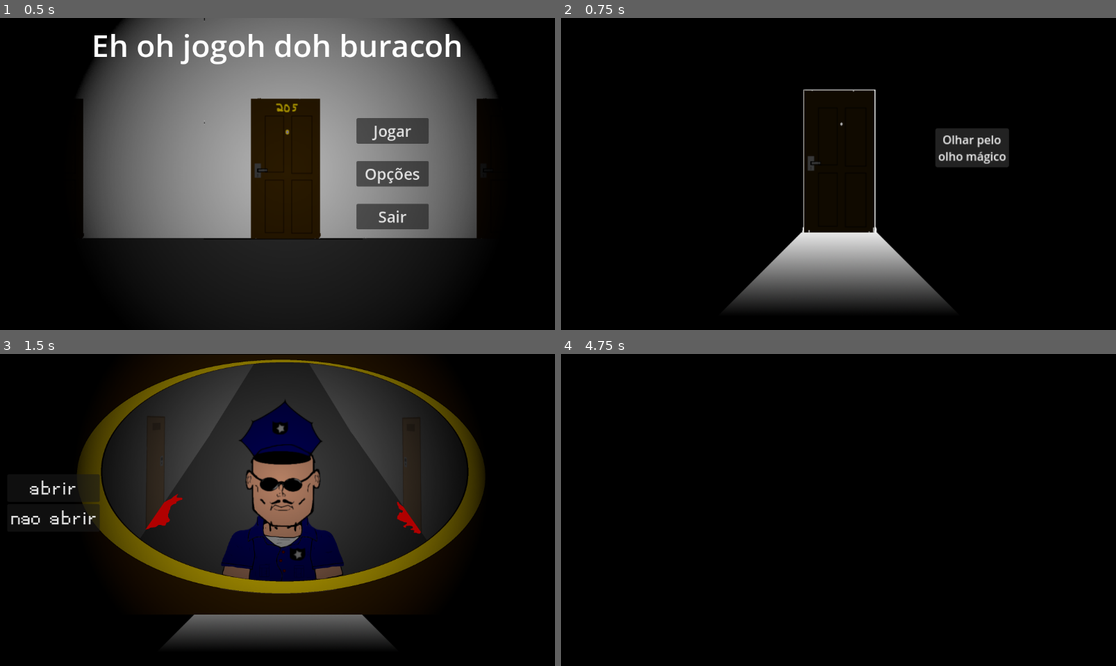
Above: before the commit, frames 1-4 (two rows, left to right).
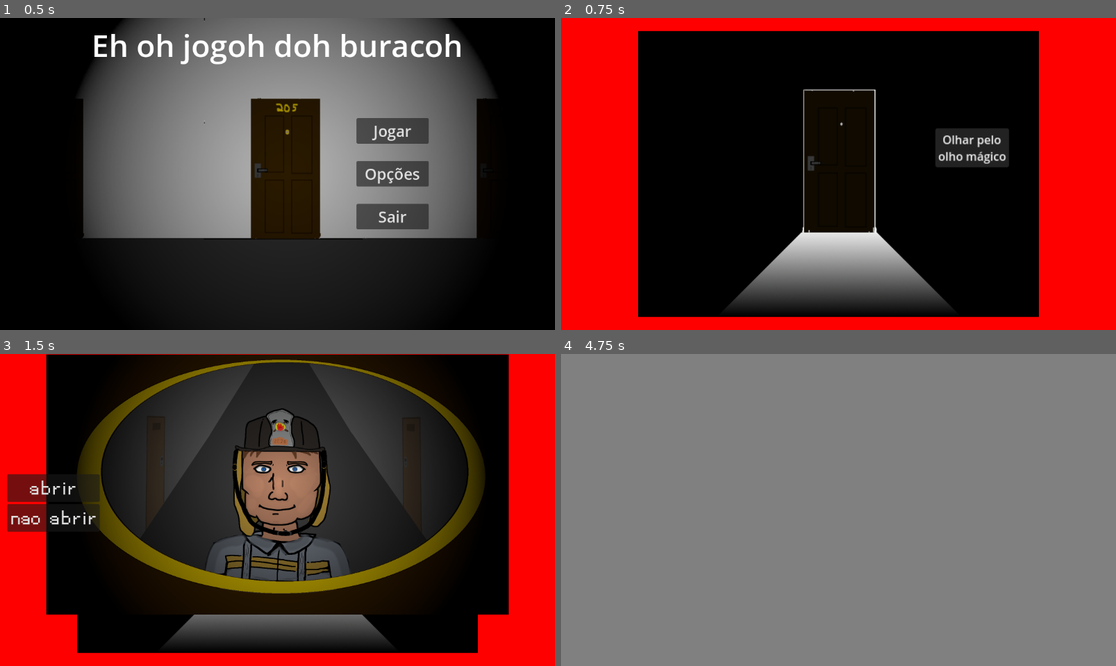
Above: after the commit, the same moments.

Repository: VeyJhow/DevJam-RolesReversed
Game: Godot game, scene res://main_menu.tscn
Same seed, same stepped clock (60 frames per second), same inputs: the game is played once before the commit and once after it.
Inputs (mouse positions are in pixels of both pictures, inside the frame that each line leads up to):
- Up to frame 1 (0.5 s): no input
- Up to frame 2 (0.75 s): click "Jogar" at 0.5 s
- Up to frame 3 (1.5 s): click "Olhar pelo olho mágico" at 1.25 s
- Up to frame 4 (4.75 s): click "abrir" at 2 s; click "proxima fala" at 2.75 s; click (616, 519) at 3.5 s, where only the run before the commit has a clickable "nao abrir"; click (971, 485) at 4.25 s, where only the run before the commit has a clickable "Olhar pelo olho mágico"

Frame 1 is identical in both runs. In frame 2, 34% of the frame differs, in the area x 0-100%, y 0-100%; in frame 3, 30%; in frame 4, 100%.

Commit message:
Minor tweaks

Diff:
--- a/Main.gd
+++ b/Main.gd
@@ -2,13 +2,24 @@
 
 @onready var olhar = $Olhar as Button
 
+
 var packed_scenes = [
-	preload("res://policial.tscn")
+	preload("res://policial.tscn"),
+	preload("res://policial.tscn"),
+	preload("res://bombeiro.tscn"),
+	preload("res://mae.tscn"),
+	preload("res://bombeiro.tscn"),
+	preload("res://mae.tscn")
 ]
+var n = packed_scenes.size() -1
+
+
 
 func _on_olhar_pressed():
-	var selected_scene = packed_scenes.pick_random().instantiate()
+	var array_number = randi_range(0,n)
+	var selected_scene = packed_scenes[array_number].instantiate()
 	if selected_scene == null:
 		pass
 	add_child(selected_scene)
-	#packed_scenes.remove(selected_scene)
+	packed_scenes.remove_at(array_number)
+	n -= 1
--- a/default_bus_layout.tres
+++ b/default_bus_layout.tres
@@ -2,9 +2,3 @@
 
 [resource]
 bus/0/volume_db = -33.0022
-bus/1/name = &"SFX"
-bus/1/solo = false
-bus/1/mute = false
-bus/1/bypass_fx = false
-bus/1/volume_db = -0.128275
-bus/1/send = &"Master"
--- a/game_over.gd
+++ b/game_over.gd
@@ -1,4 +1,5 @@
 extends Node2D
+
 
 @onready var animplay = $AnimationPlayer
 @onready  var button = $Button
@@ -15,3 +16,4 @@
 			button.show()
 		"button_pressed":
 			button.hide()
+			queue_free()
--- a/main_menu.tscn
+++ b/main_menu.tscn
@@ -5,15 +5,19 @@
 
 [sub_resource type="SystemFont" id="SystemFont_vlcng"]
 font_names = PackedStringArray("Trebuchet MS")
+subpixel_positioning = 0
 
 [sub_resource type="SystemFont" id="SystemFont_g32i8"]
 font_names = PackedStringArray("Constantia")
+subpixel_positioning = 0
 
 [sub_resource type="SystemFont" id="SystemFont_478bo"]
 font_names = PackedStringArray("Constantia")
+subpixel_positioning = 0
 
 [sub_resource type="SystemFont" id="SystemFont_plowj"]
 font_names = PackedStringArray("Constantia")
+subpixel_positioning = 0
 
 [node name="MainMenu" type="Control"]
 layout_mode = 3
--- a/project.godot
+++ b/project.godot
@@ -18,4 +18,4 @@
 
 [rendering]
 
-environment/defaults/default_clear_color=Color(0, 0, 0, 1)
+environment/defaults/default_clear_color=Color(1, 0, 0, 1)
Not shown: 1 places in bombeiro.tscn that only renumber resources
Not shown: 1 places in game_over.tscn that only renumber resources
